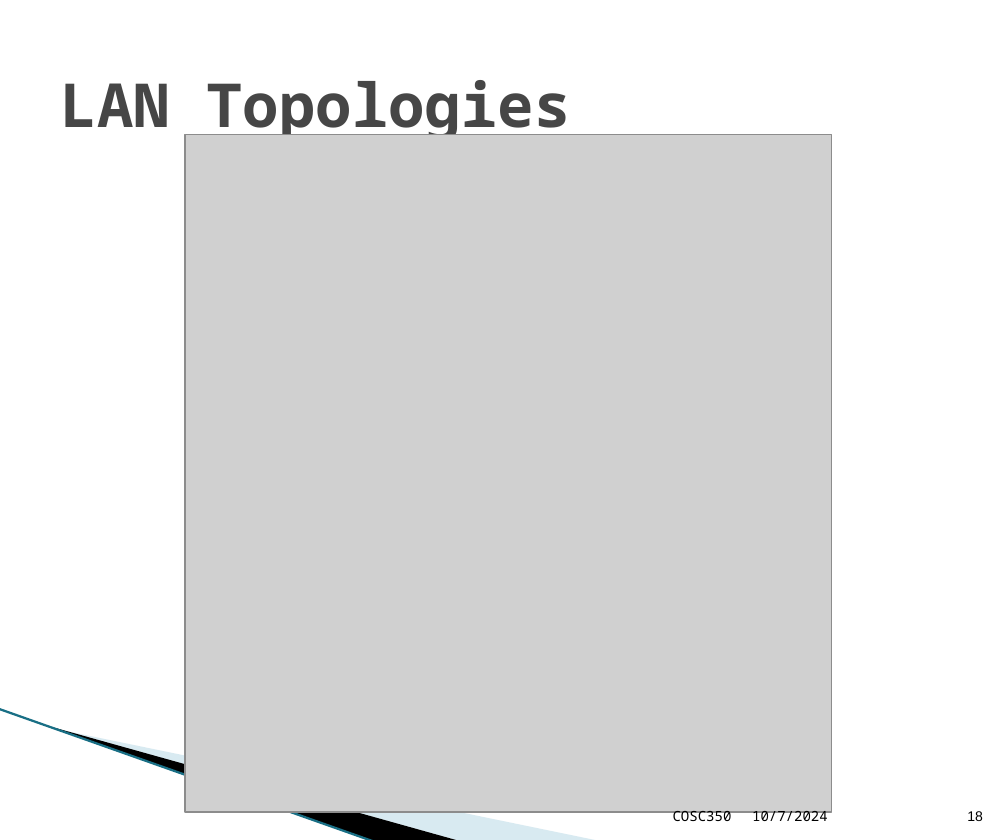
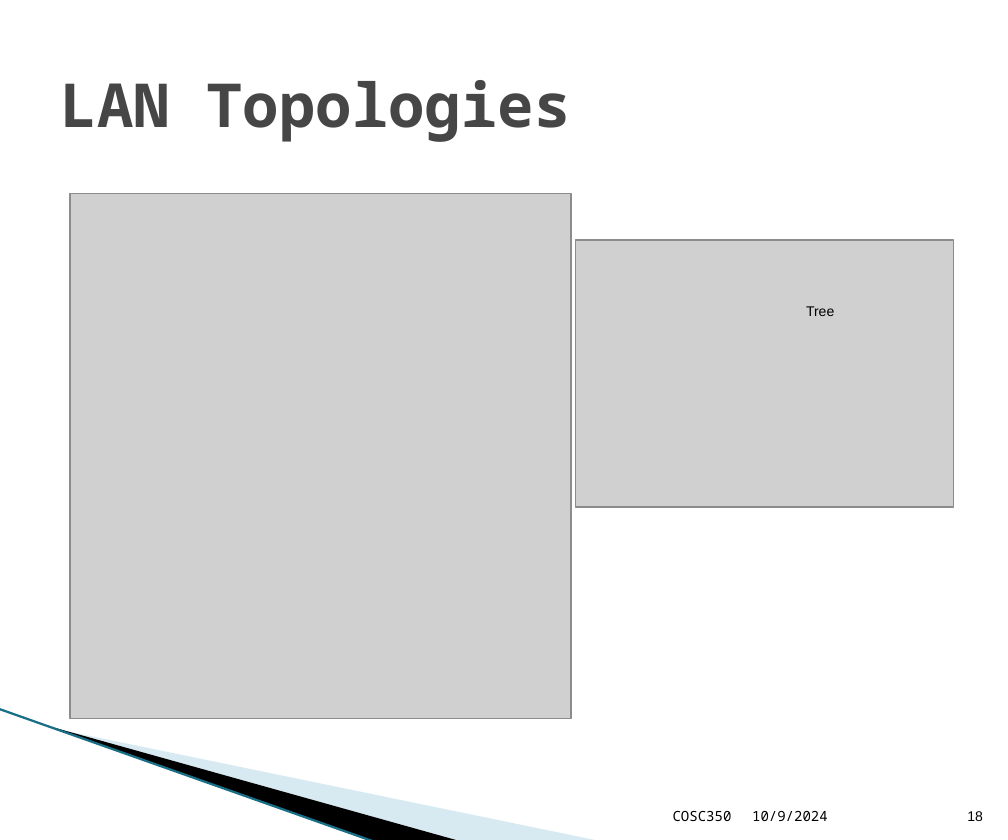
Before and after one commit to Neat-Keat/TUnotes, a slide deck: slide 18 of SEM5/COSC350/LANs.pptx. Drawn at 1008x840 pixels with LibreOffice and Linux fonts; fonts in the diff are those of the drawing; grey boxes stand for pictures; background and template pictures are left out. Boxes give left, top, right and bottom in pixels: in the first picture for what was removed or moved away, otherwise in the second. Text is boxed around its words. In the diff, an @@ line names an element or a change of style, - is before the commit and + after.

```diff
--- a/SEM5/COSC350/LANs.pptx
+++ b/SEM5/COSC350/LANs.pptx
@@ picture: place and size @@
-picture at (185,134,832,811)
+picture at (71,193,571,719)
@@ picture added at (576,240,954,507) @@
@@ text added at (806,306,834,316), 6 pt, text #000000 @@
+Tree
@@ text at (752,811,828,821): text changed @@
-10/7/2024
+10/9/2024
```
Also in this commit, not shown: 39 other slides changed, 1 slide added, 20 other files.
